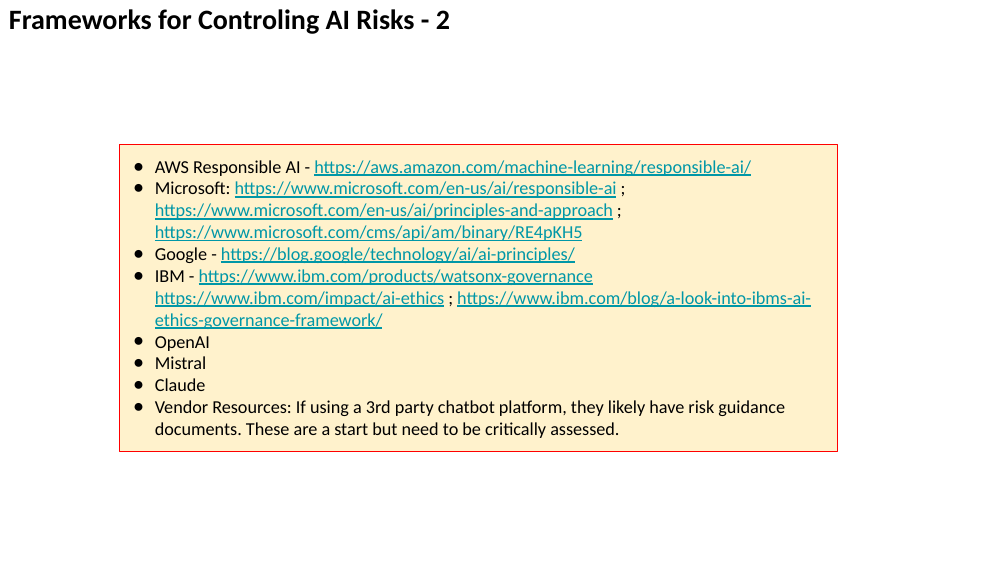
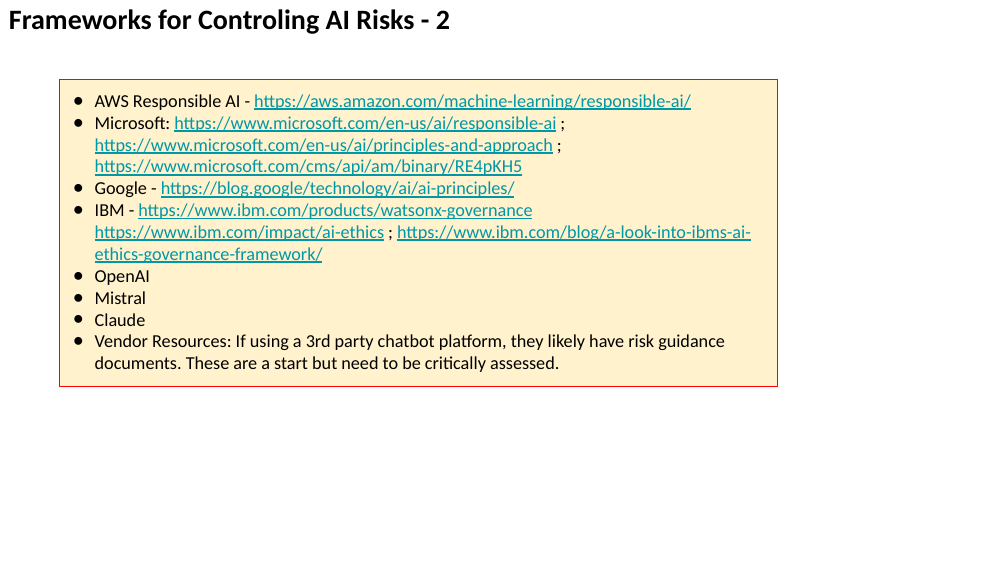
Before and after one commit to lselector/seminar, a slide deck: slide 5 of 2024/2024-03-01-AI-Risk.pptx. Drawn at 1008x567 pixels with LibreOffice and Linux fonts; fonts in the diff are those of the drawing. Boxes give left, top, right and bottom in pixels: in the first picture for what was removed or moved away, otherwise in the second. Text is boxed around its words. In the diff, an @@ line names an element or a change of style, - is before the commit and + after.

```diff
--- a/2024/2024-03-01-AI-Risk.pptx
+++ b/2024/2024-03-01-AI-Risk.pptx
@@ rectangle "AWS Responsible AI - https://aws.amazon.com/machine-learning ...": place and size @@
-rectangle "AWS Responsible AI - https://aws.amazon.com/machine-learning ..." at <box>120,145,838,453</box>
+rectangle "AWS Responsible AI - https://aws.amazon.com/machine-learning ..." at <box>59,79,777,386</box>
```
Also in this commit, not shown: 3 other slides changed, 2 slides removed.
